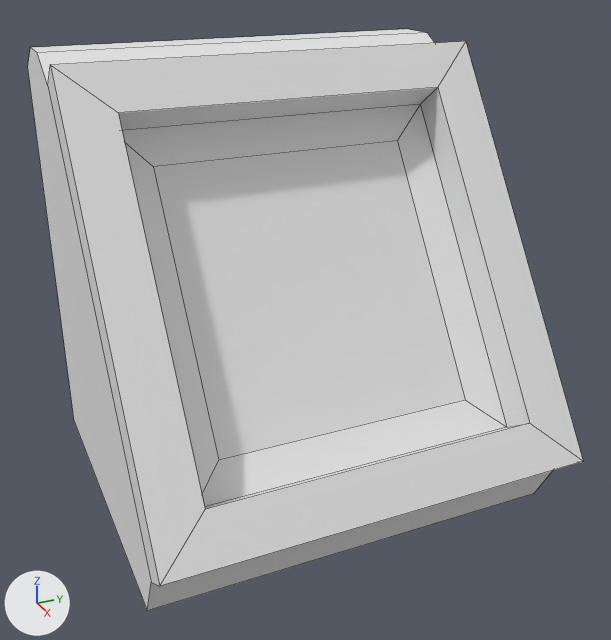
An edit to the FBX model Content/MyMeshes/Doodads/blends&fbx/computerTerminalComp.fbx, drawn before and after from the same camera.
Both versions are drawn from a 50 mm lens placed at (3.44, -1.52, 1.59), pointed at (0.06, 0.0, -0.1). The axes (+X, +Y, +Z) are drawn at lower left. The lights are the same throughout. Mesh edges are drawn as thin lines.
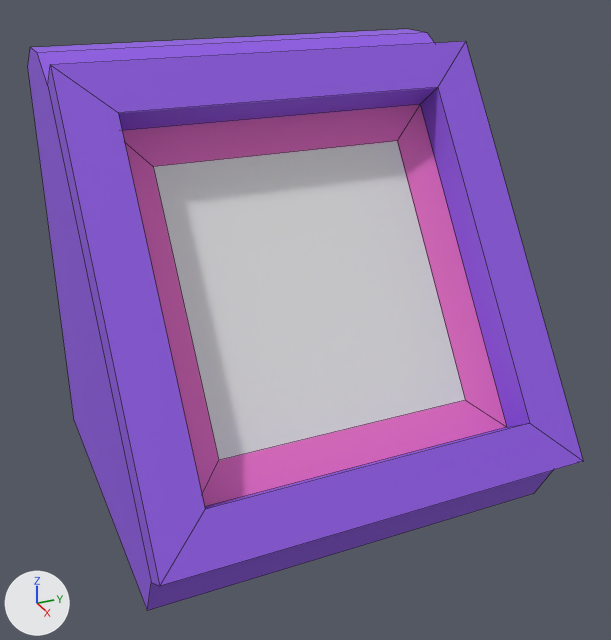
Boxes [x1, y1, x2, y2] around the edits, measured in the pictures (611 x 640 px):
```json
{"object": "Cube", "change": "recoloured", "before": [28, 29, 583, 611], "after": [28, 29, 583, 611]}
{"part": 1, "of": "me_cube", "change": "recoloured", "before": [122, 105, 419, 494], "after": [122, 105, 419, 494], "on screen": "white to purple"}
{"part": 2, "of": "me_cube", "change": "recoloured", "before": [397, 105, 507, 427], "after": [397, 105, 507, 427], "on screen": "white to pink"}
{"part": 3, "of": "me_cube", "change": "recoloured", "before": [202, 400, 506, 507], "after": [202, 400, 506, 507], "on screen": "white to pink"}
```

Edits to the scene script, one JSON object a line:
```json
{"op": "set", "path": "mat_material.base_color", "old": "(0.8, 0.8, 0.8)", "new": "(0.29, 0.106, 0.8)", "note": "white #e7e7e7 -> purple #935ce7"}
{"op": "add", "block": "mat_material_001", "code": ["mat_material_001 = principled_material('Material.001')", "mat_material_001.base_color = (0.8, 0.153, 0.555)  # pink #e76dc4", "mat_material_001.roughness = 0.69"]}
{"op": "add", "block": "mat_material_002", "code": ["mat_material_002 = principled_material('Material.002')", "mat_material_002.base_color = (0.8, 0.8, 0.8)  # white #e7e7e7", "mat_material_002.roughness = 0.69"]}
{"block": "me_cube", "where": "me_cube.from_pydata(...)  # 30 vertices, 25 faces; spans x -1.0..0.97, y -1.0..1.0, z -1.0..1.11"}
{"block": "me_cube", "where": "# used by ob_cube; location = (0.0, 0.0, 0.0)"}
{"block": "me_cube", "change": "me_cube part 1: all 2 faces centred in x -0.22..0.2, y -0.69..0.0, z 0.12..0.73 switch from mat_material (white #e7e7e7) to mat_material_001 (pink #e76dc4)"}
{"block": "me_cube", "change": "me_cube part 2: the 1 face centred in x 0.2, y 0.69, z 0.12 switches from mat_material (white #e7e7e7) to mat_material_001 (pink #e76dc4)"}
{"block": "me_cube", "change": "me_cube part 3: the 1 face centred in x 0.62, y 0.0, z -0.48 switches from mat_material (white #e7e7e7) to mat_material_001 (pink #e76dc4)"}
{"op": "add", "block": "me_cube", "code": "me_cube.materials.append(mat_material_002)  # white #e7e7e7"}
```
